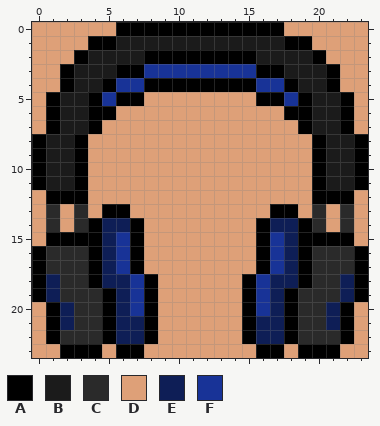
File history of a pixel-art file, assets/item-sprites/headphones.aseprite. The picture above was drawn from the file before the commit.
24x24 pixels, 1 frame.
Palette (. is transparent): A #000000  B #1b1b1b  C #2a2a2a  D #dea078  E #0e1e56  F #183397
Once edited:
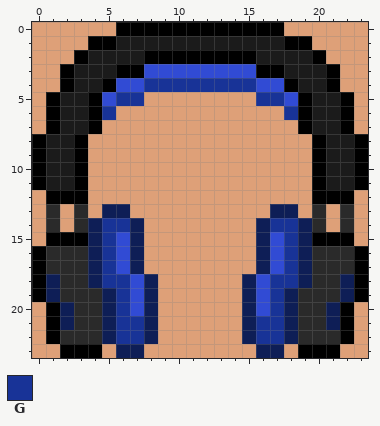
Colours new in this view: G #183397
The edit:
{"change": "layer \"Layer 5\" now hidden"}
{"change": "layer \"Layer 5 Copy\" added"}
{"colour":"F","old":"#183397","new":"#314bd4"}
{"where": "layer \"Layer 5 Copy\""}
{"y":4,"x":8,"old":"AAAAAAAA","new":"GGGGGGGG"}
{"y":5,"x":6,"old":"AA","new":"GG"}
{"y":5,"x":16,"old":"AA","new":"GG"}
{"y":6,"x":5,"old":"A","new":"G"}
{"y":6,"x":18,"old":"A","new":"G"}
{"y":13,"x":5,"old":"AA","new":"EE"}
{"y":13,"x":17,"old":"AA","new":"EE"}
{"y":14,"x":4,"old":"AEEA","new":"EGGE"}
{"y":14,"x":16,"old":"AEEA","new":"EGGE"}
{"y":15,"x":4,"old":"AE","new":"EG"}
{"y":15,"x":7,"old":"A","new":"E"}
{"y":15,"x":16,"old":"A","new":"E"}
{"y":15,"x":18,"old":"EA","new":"GE"}
{"y":16,"x":4,"old":"AE","new":"EG"}
{"y":16,"x":7,"old":"A","new":"E"}
{"y":16,"x":16,"old":"A","new":"E"}
{"y":16,"x":18,"old":"EA","new":"GE"}
{"y":17,"x":4,"old":"AE","new":"EG"}
{"y":17,"x":7,"old":"A","new":"E"}
{"y":17,"x":16,"old":"A","new":"E"}
{"y":17,"x":18,"old":"EA","new":"GE"}
{"y":18,"x":4,"old":"AEE","new":"EGG"}
{"y":18,"x":8,"old":"A","new":"E"}
{"y":18,"x":15,"old":"A","new":"E"}
{"y":18,"x":17,"old":"EEA","new":"GGE"}
{"y":19,"x":5,"old":"AE","new":"EG"}
{"y":19,"x":8,"old":"A","new":"E"}
{"y":19,"x":15,"old":"A","new":"E"}
{"y":19,"x":17,"old":"EA","new":"GE"}
{"y":20,"x":5,"old":"AE","new":"EG"}
{"y":20,"x":8,"old":"A","new":"E"}
{"y":20,"x":15,"old":"A","new":"E"}
{"y":20,"x":17,"old":"EA","new":"GE"}
{"y":21,"x":5,"old":"AEEA","new":"EGGE"}
{"y":21,"x":15,"old":"AEEA","new":"EGGE"}
{"y":22,"x":5,"old":"AEEA","new":"EGGE"}
{"y":22,"x":15,"old":"AEEA","new":"EGGE"}
{"y":23,"x":6,"old":"AA","new":"EE"}
{"y":23,"x":16,"old":"AA","new":"EE"}
